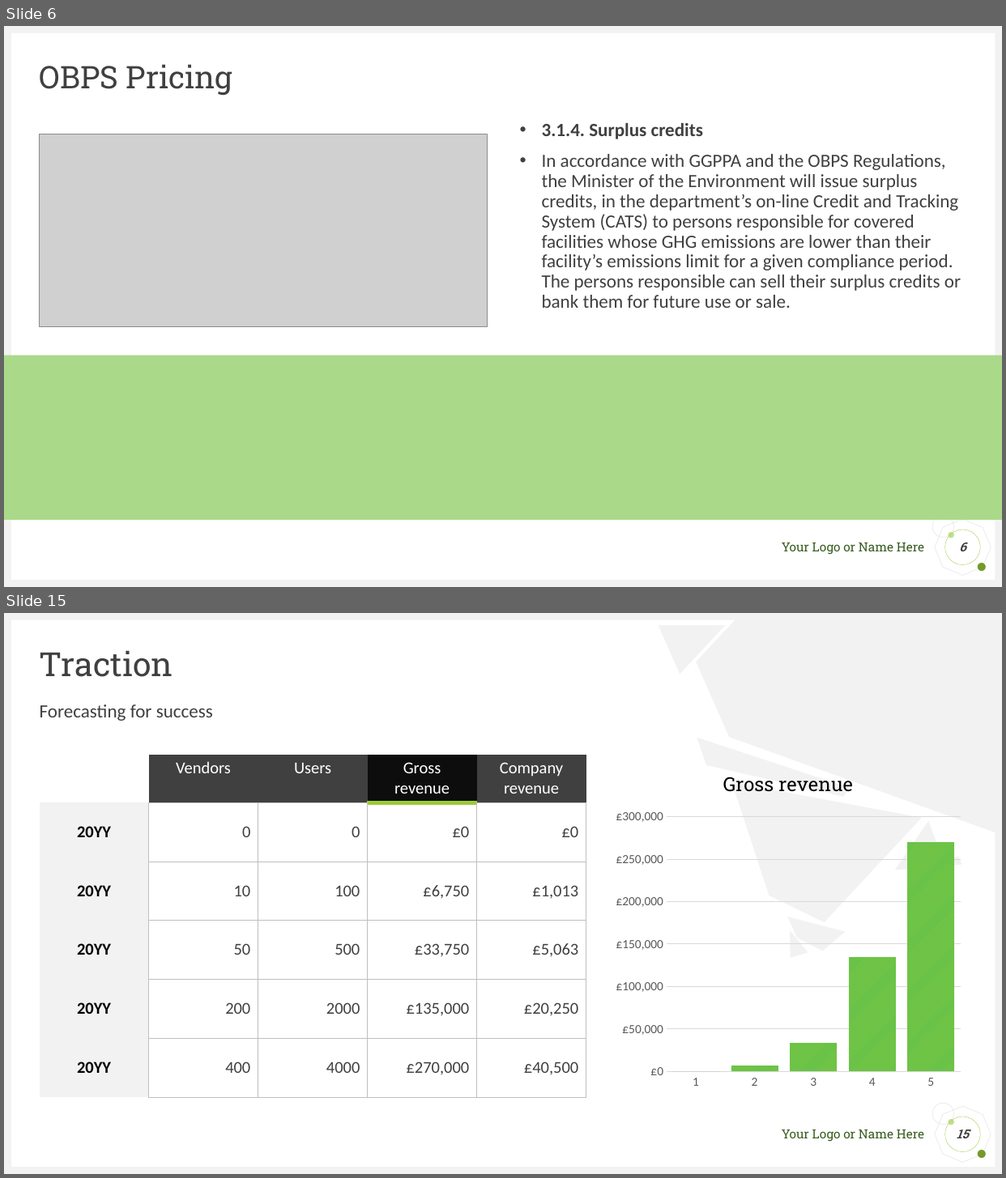
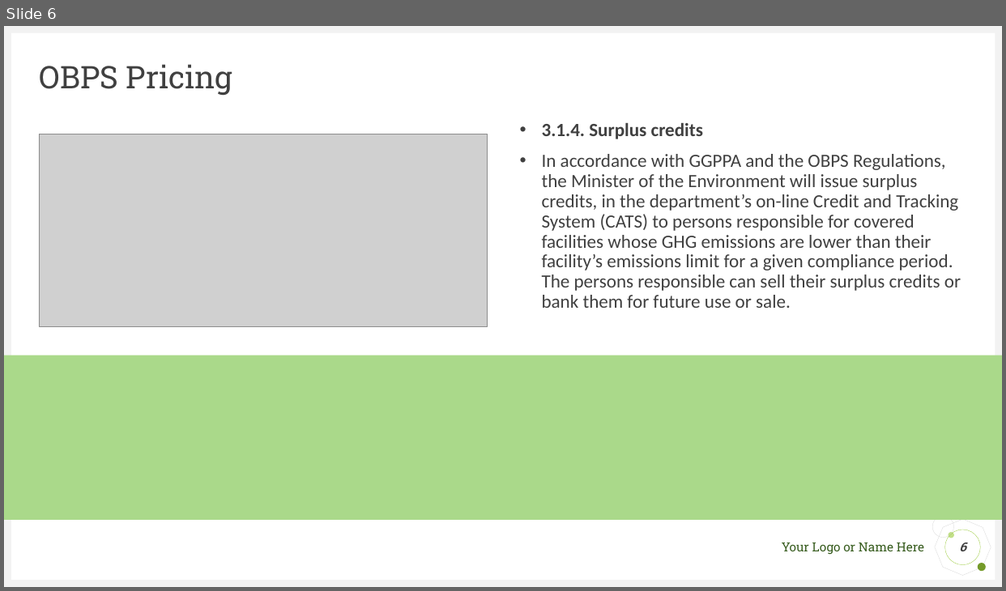
Before and after one commit to saimzuberi/Carbon_Credit_Market, a slide deck: Project Presentation/Final Presentation .pptx. Shown one above the other, each under a label of ours: slides 6 and 15 before the commit, slide 6 after it; the slides between them are not shown. The pictures are 1006x1178 and 1006x591 pixels, drawn with LibreOffice and Linux fonts; fonts in the diff are those of the drawing; grey boxes stand for pictures. Boxes give left, top, right and bottom in pixels: in the first picture for what was removed or moved away, otherwise in the second. Text is boxed around its words. In the diff, an @@ line names an element or a change of style, - is before the commit and + after.

```diff
--- a/Project Presentation/Final Presentation .pptx
+++ b/Project Presentation/Final Presentation .pptx
@@ slide 15 removed at (4, 613, 1002, 1174), background #FFFFFF; not listed: 9 template elements that a slide beside it also shows @@
@@ freeform shape removed at (658, 613, 735, 675) @@
@@ freeform shape removed at (686, 613, 1002, 909) @@
@@ title removed at (40, 650, 173, 677) @@
-Traction
@@ text removed at (40, 705, 213, 721) @@
-Forecasting for success
@@ freeform shape removed at (697, 697, 852, 835) @@
@@ freeform shape removed at (732, 730, 944, 937) @@
@@ table removed at (39, 755, 586, 1097), 6 rows, 5 columns @@
- | Vendors | Users | Gross revenue | Company revenue
-20YY | 0 | 0 | £0 | £0
-20YY | 10 | 100 | £6,750 | £1,013
-20YY | 50 | 500 | £33,750 | £5,063
-20YY | 200 | 2000 | £135,000 | £20,250
-20YY | 400 | 4000 | £270,000 | £40,500
@@ column chart removed at (609, 755, 967, 1097) @@
-title "Gross revenue "
-categories: 1, 2, 3, 4, 5
-Series 1: 0, 7000, 34000, 135000, 270000
@@ freeform shape removed at (895, 815, 952, 882) @@
@@ freeform shape removed at (927, 848, 964, 877) @@
@@ freeform shape removed at (781, 905, 846, 956) @@
@@ freeform shape removed at (777, 931, 808, 964) @@
@@ page number removed at (945, 1117, 980, 1152) @@
-15
```
Also in this commit, not shown: 4 slides changed, 9 slides added, 11 other slides removed, 9 other files.
